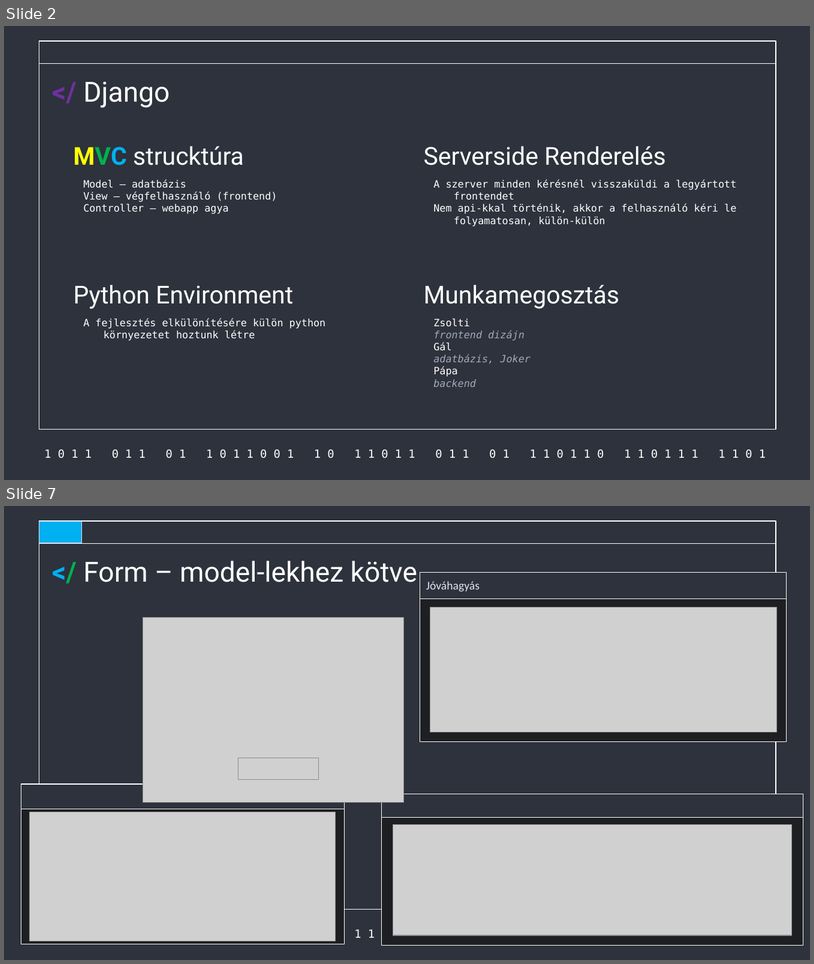
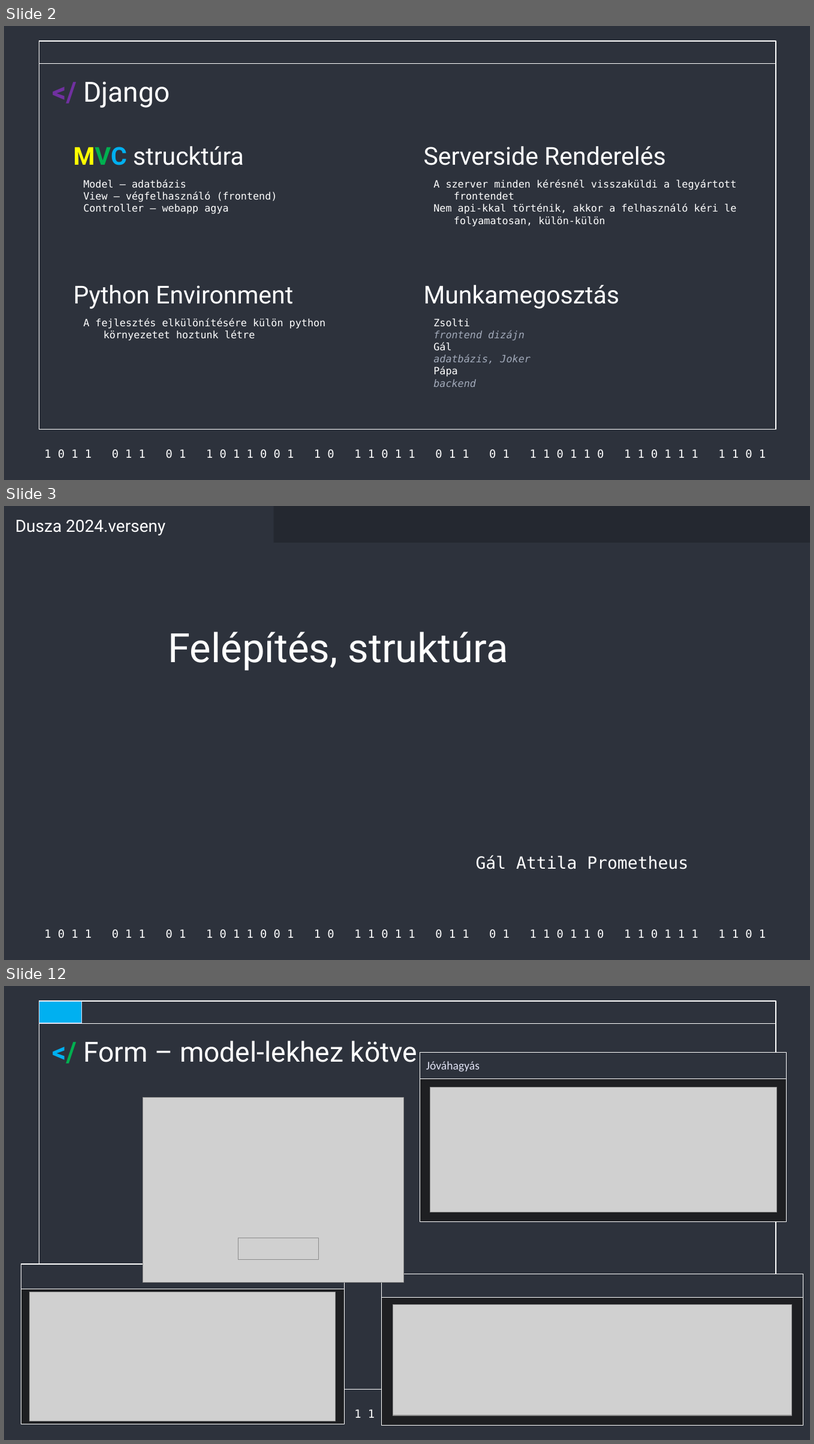
Before and after one commit to Acsilaa/dusza2024-25, a slide deck: Hell yeah ppt.pptx. Shown one above the other, each under a label of ours: slides 2 and 7 before the commit, slides 2, 3 and 12 after it; the slides between them are not shown. The pictures are 814x964 and 814x1444 pixels, drawn with LibreOffice and Linux fonts; fonts in the diff are those of the drawing; grey boxes stand for pictures. Boxes give left, top, right and bottom in pixels: in the first picture for what was removed or moved away, otherwise in the second. Text is boxed around its words. In the diff, an @@ line names an element or a change of style, - is before the commit and + after.

```diff
--- a/Hell yeah ppt.pptx
+++ b/Hell yeah ppt.pptx
@@ slide 3 added at (4, 506, 810, 960), background #2D323C; not listed: 1 template element that a slide beside it also shows @@
@@ text added at (15, 520, 165, 535), 20 pt, text #FFFFFF @@
+Dusza 2024.verseny
@@ rectangle added at (274, 506, 810, 542), fill #242830 @@
@@ title added at (168, 631, 508, 670), 48 pt, text #FFFFFF @@
+Felépítés, struktúra
@@ subtitle added at (476, 855, 689, 869), 20 pt, text #FFFFFF @@
+Gál Attila Prometheus
@@ what was slide 7 is now slide 12 @@
```
Also in this commit, not shown: 2 slides changed, 6 other slides added, 2 slides removed.
